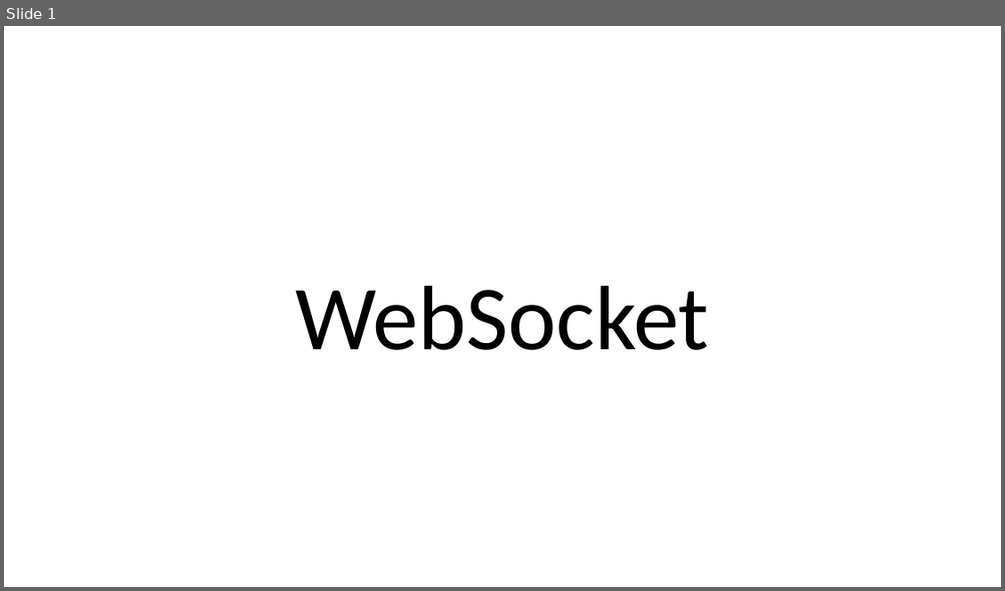
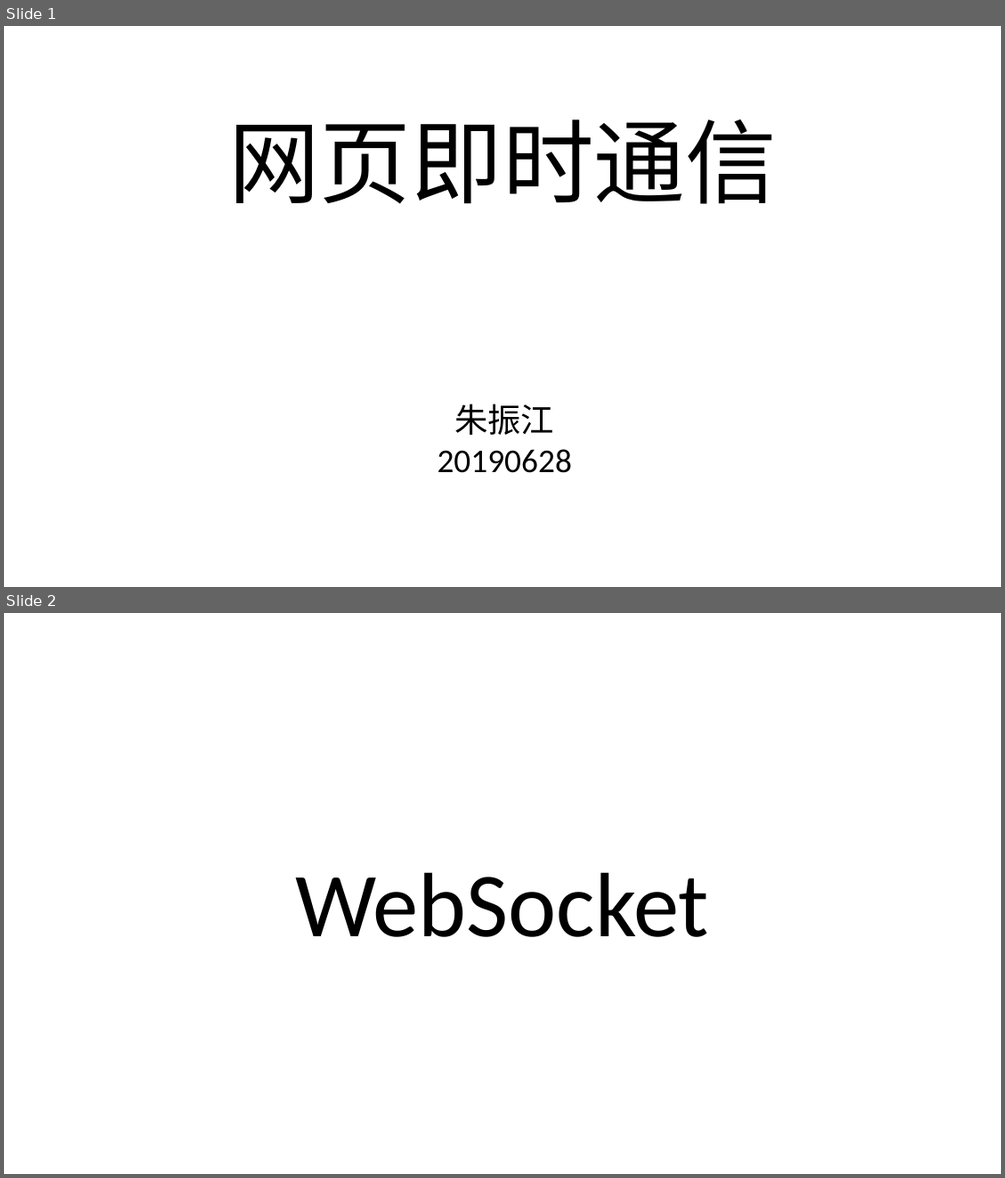
Before and after one commit to admiral20/socket.io, a slide deck: webSocket && socket.io.pptx. Shown one above the other, each under a label of ours: slide 1 before the commit, slides 1 and 2 after it. The pictures are 1005x591 and 1005x1178 pixels, drawn with LibreOffice and Linux fonts; fonts in the diff are those of the drawing. Boxes give left, top, right and bottom in pixels: in the first picture for what was removed or moved away, otherwise in the second. Text is boxed around its words. In the diff, an @@ line names an element or a change of style, - is before the commit and + after.

```diff
--- a/webSocket && socket.io.pptx
+++ b/webSocket && socket.io.pptx
@@ slide 1 added at box(4, 26, 1001, 587), background #FFFFFF @@
@@ title added at box(228, 119, 777, 204), 88 pt, text #000000 @@
+网页即时通信
@@ text added at box(437, 403, 572, 473), 32 pt, text #000000 @@
+朱振江
+20190628
@@ what was slide 1 is now slide 2 @@
```
Also in this commit, not shown: 2 slides changed, 3 other slides added, 3 other files.
